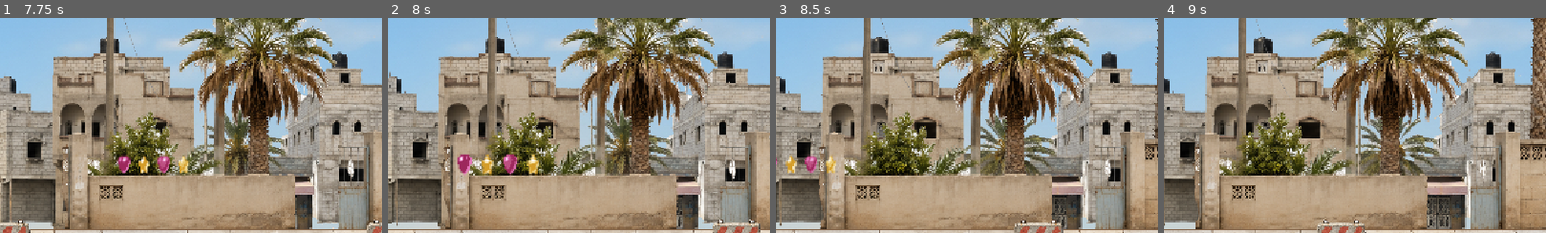
Above: before the commit, frames 1-4 (left to right).
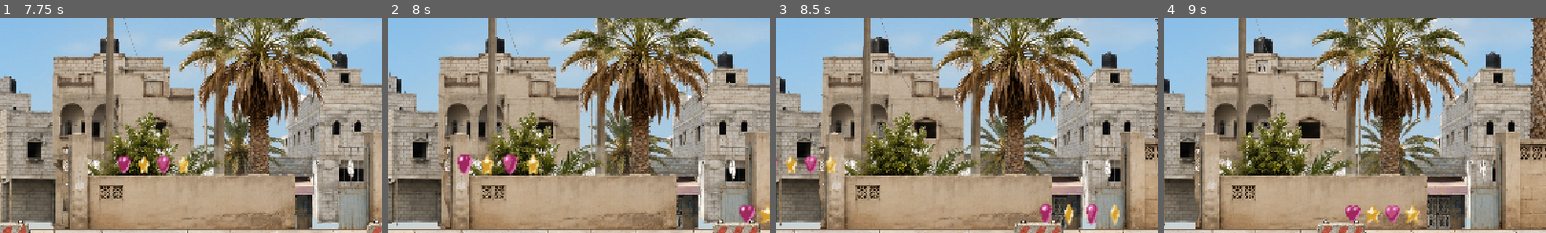
Above: after the commit, the same moments.

Repository: HamzaJwan/Ali-s-Runner
Game: Godot game, scene res://scenes/Main.tscn
Two runs of this game, one before a commit and one after it. Both use one fixed random seed, a clock stepped at 60 frames per second and the inputs below.
Inputs (mouse positions are % of the whole screen's width and height, from its top left):
- Up to frame 1 (7.75 s): click "ابدأ اللعب" at 0.5 s; click "التالي" at 1.25 s; click "تخطي" at 2 s; tap Enter (ui_accept) at 2.75, 3.02, 3.77, 5.27, 6.02, 6.77 s; move the mouse to (72, 45) at 2.77 s; click (72, 45) at 2.92 s; move the mouse to (30, 55) at 3.52 s; click (30, 55) at 3.67 s; move the mouse to (60, 28) at 4.27 s; click (60, 28) at 4.42 s; move the mouse to (45, 70) at 5.02 s; click (45, 70) at 5.17 s; move the mouse to (80, 65) at 5.77 s; click (80, 65) at 5.92 s; move the mouse to (20, 35) at 6.52 s; click (20, 35) at 6.67 s; move the mouse to (55, 50) at 7.27 s; click (55, 50) at 7.42 s
- Up to frame 2 (8 s): no input
- Up to frame 3 (8.5 s): move the mouse to (35, 25) at 8.02 s; click (35, 25) at 8.17 s; tap Enter (ui_accept) at 8.27 s
- Up to frame 4 (9 s): move the mouse to (72, 45) at 8.77 s; click (72, 45) at 8.92 s
The pictures show only the part of the screen within x 50-100%, y 21-71%; the shares and areas given below are measured in that part.

Frame 1 is identical in both runs. In frame 2, 0.4% of the frame differs, in the area x 92-100%, y 86-96%; in frame 3, 0.8%; in frame 4, 0.9%, in the area x 47-67%, y 87-96%.

Commit message:
autopilot: v1.37B safe light shard patterns
Add ObstacleSpawner.obstacle_spawned(definition, spawn_position),
emitted once per real obstacle spawn. collectible_spawner.gd listens
for it and rolls, per obstacle, into at most one rare pattern (arc
above, reward line after, or a single raised shard near it) - every
shard is positioned relative to that obstacle's own known spawn
position/speed, so it keeps the same relative offset for its whole
lifetime and can never drift into the obstacle's hitbox.

Co-Authored-By: Claude Sonnet 4.6 <noreply@anthropic.com>

Diff:
--- a/scripts/gameplay/collectible_spawner.gd
+++ b/scripts/gameplay/collectible_spawner.gd
@@ -7,12 +7,18 @@
 ## each spawned shard's `collected` signal - it never reaches into this
 ## spawner's internals, and this spawner never touches obstacle logic.
 ##
-## v1.37A scope (foundation only): a simple, independently-timed spawn of
+## v1.37A added the foundation: a simple, independently-timed spawn of
 ## either a road-level shard or a slightly elevated one that encourages a
-## small jump. Obstacle-relative patterns (an arc above an obstacle, a
-## reward line right after one, etc.) are intentionally deferred to v1.37B
-## - this milestone only guarantees a road-level shard never lands too
+## small jump, plus a safety check so a road-level shard never lands too
 ## close to a live obstacle (see _obstacle_too_close_to_spawn_x()).
+##
+## v1.37B adds safe obstacle-relative patterns on top of that baseline,
+## listening to ObstacleSpawner's `obstacle_spawned` signal: a short arc
+## above the obstacle, a reward line right after it, or a single raised
+## shard near it. Every shard in a pattern is spawned at that exact
+## obstacle's own spawn position/speed, so it keeps the same relative
+## offset to it for its whole lifetime - by construction, a pattern can
+## never end up positioned inside that obstacle's hitbox after the fact.
 
 signal collectible_spawned(collectible: Node)
 
@@ -49,6 +55,29 @@
 # check - they sit well above any obstacle's collision top already.
 const ROAD_SHARD_OBSTACLE_SAFETY_X := 200.0
 
+# v1.37B obstacle-relative patterns. Kept deliberately rare (chances sum to
+# well under half of all obstacle spawns) and mutually exclusive per
+# obstacle, so a pattern never stacks with the independent baseline timer
+# closely enough to feel like a "dense coin tunnel."
+const ARC_ABOVE_CHANCE := 0.15
+const REWARD_LINE_CHANCE := 0.12
+const RAISED_NEAR_BARRIER_CHANCE := 0.1
+const ARC_SHARD_COUNT := 3
+const ARC_SPACING_X := 26.0
+# Clearance above the *specific* obstacle's own collision top (not a flat
+# world Y), so this is always reachable regardless of obstacle height: at
+# this project's real jump apex, the body's collision spans ~369.8-417.8 -
+# clearing the tallest obstacle (collision_height=56, top=454) by 20px
+# still lands at 434, comfortably inside that band, not at its edge.
+const ARC_CLEARANCE_ABOVE_OBSTACLE := 20.0
+const REWARD_LINE_COUNT := 3
+const REWARD_LINE_SPACING_X := 50.0
+const REWARD_LINE_START_OFFSET_X := 70.0
+# Reachable while just running (no jump) - same reasoning as ROAD_SHARD_Y.
+const REWARD_LINE_Y := ROAD_SURFACE_Y - 30.0
+const RAISED_NEAR_BARRIER_OFFSET_X := 40.0
+const RAISED_NEAR_BARRIER_Y := ROAD_SURFACE_Y - 60.0
+
 var current_speed := 225.0
 var _spawn_timer: Timer
 var _obstacle_spawner: Node
@@ -61,6 +90,8 @@
 	_obstacle_spawner = obstacle_spawner
 	if not _spawn_timer.timeout.is_connected(_on_base_timer_timeout):
 		_spawn_timer.timeout.connect(_on_base_timer_timeout)
+	if _obstacle_spawner != null and not _obstacle_spawner.obstacle_spawned.is_connected(_on_obstacle_spawned):
+		_obstacle_spawner.obstacle_spawned.connect(_on_obstacle_spawned)
 	_rng.randomize()
 
 
@@ -117,3 +148,46 @@
 	add_child(shard)
 	collectible_spawned.emit(shard)
 	return shard
+
+
+## v1.37B: rolled once per real obstacle spawn. At most one pattern (or
+## none) ever attaches to a given obstacle - never stacked.
+func _on_obstacle_spawned(definition: Dictionary, obstacle_position: Vector2) -> void:
+	var collision_height: float = definition.get("collision_height", 50.0)
+	var collision_width: float = definition.get("collision_width", 30.0)
+	var roll := _rng.randf()
+	if roll < ARC_ABOVE_CHANCE:
+		_spawn_arc_above(obstacle_position, collision_height)
+	elif roll < ARC_ABOVE_CHANCE + REWARD_LINE_CHANCE:
+		_spawn_reward_line(obstacle_position)
+	elif roll < ARC_ABOVE_CHANCE + REWARD_LINE_CHANCE + RAISED_NEAR_BARRIER_CHANCE:
+		_spawn_raised_near_barrier(obstacle_position, collision_width)
+
+
+## A short arc of shards above the obstacle, cleared by
+## ARC_CLEARANCE_ABOVE_OBSTACLE so it can never overlap the obstacle's own
+## hitbox, and positioned within Ali's real jump-reachable height band -
+## a genuine but fair ask, never an impossible one.
+func _spawn_arc_above(obstacle_position: Vector2, collision_height: float) -> void:
+	var arc_y := (
+		obstacle_position.y - collision_height / 2.0 - ARC_CLEARANCE_ABOVE_OBSTACLE
+	)
+	var start_x := obstacle_position.x - ARC_SPACING_X
+	for i in ARC_SHARD_COUNT:
+		_spawn_shard_at(start_x + i * ARC_SPACING_X, arc_y)
+
+
+## A short, easy-to-grab line right after the obstacle (further along
+## Ali's approach, i.e. larger X), at a height reachable while still
+## running - no jump required, a calm reward right after clearing a hazard.
+func _spawn_reward_line(obstacle_position: Vector2) -> void:
+	for i in REWARD_LINE_COUNT:
+		var x := obstacle_position.x + REWARD_LINE_START_OFFSET_X + i * REWARD_LINE_SPACING_X
+		_spawn_shard_at(x, REWARD_LINE_Y)
+
+
+## A single, modestly raised shard just past the obstacle - a small, safe
+## variation on the reward line for thinner obstacles like a barrier.
+func _spawn_raised_near_barrier(obstacle_position: Vector2, collision_width: float) -> void:
+	var x := obstacle_position.x + collision_width / 2.0 + RAISED_NEAR_BARRIER_OFFSET_X
+	_spawn_shard_at(x, RAISED_NEAR_BARRIER_Y)
--- a/scripts/gameplay/obstacle_spawner.gd
+++ b/scripts/gameplay/obstacle_spawner.gd
@@ -3,6 +3,10 @@
 
 signal obstacle_passed
 signal obstacle_hit
+## v1.37B: fired right after a real obstacle is spawned, so the collectible
+## spawner can position a safe pattern relative to it without this spawner
+## needing to know anything about collectibles.
+signal obstacle_spawned(definition: Dictionary, spawn_position: Vector2)
 
 const OBSTACLE_SCENE := preload("res://scenes/Obstacle.tscn")
 const DIFFICULTY_MANAGER := preload("res://scripts/gameplay/difficulty_manager.gd")
@@ -116,6 +120,7 @@
 	obstacle.passed.connect(obstacle_passed.emit)
 	obstacle.hit.connect(obstacle_hit.emit)
 	add_child(obstacle)
+	obstacle_spawned.emit(definition, obstacle.position)
 	print("[spawn] id=", definition["id"], " chapter=", chapter,
 		" effective_chapter=", effective_chapter,
 		" obstacle_x=", SPAWN_X, " margin=", SPAWN_MARGIN)
Not shown, changed: docs/AUTOPILOT_PROGRESS.md
